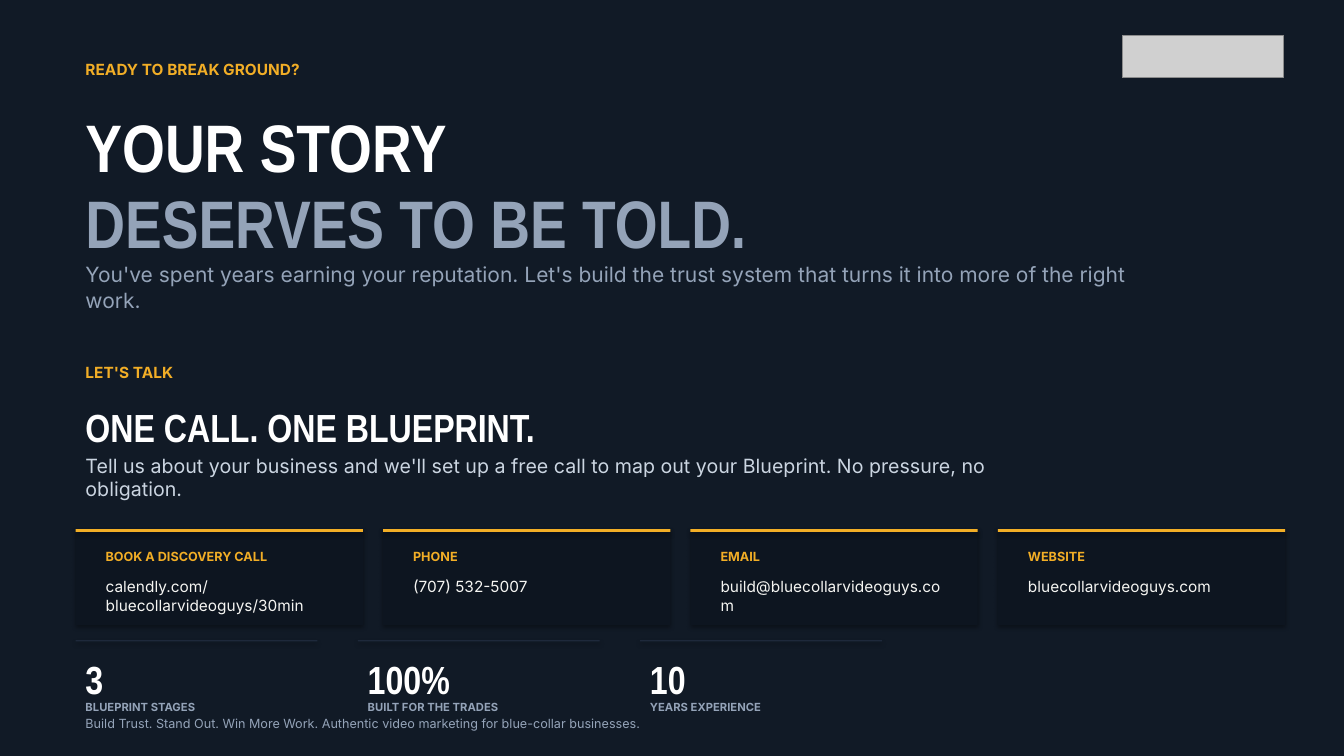
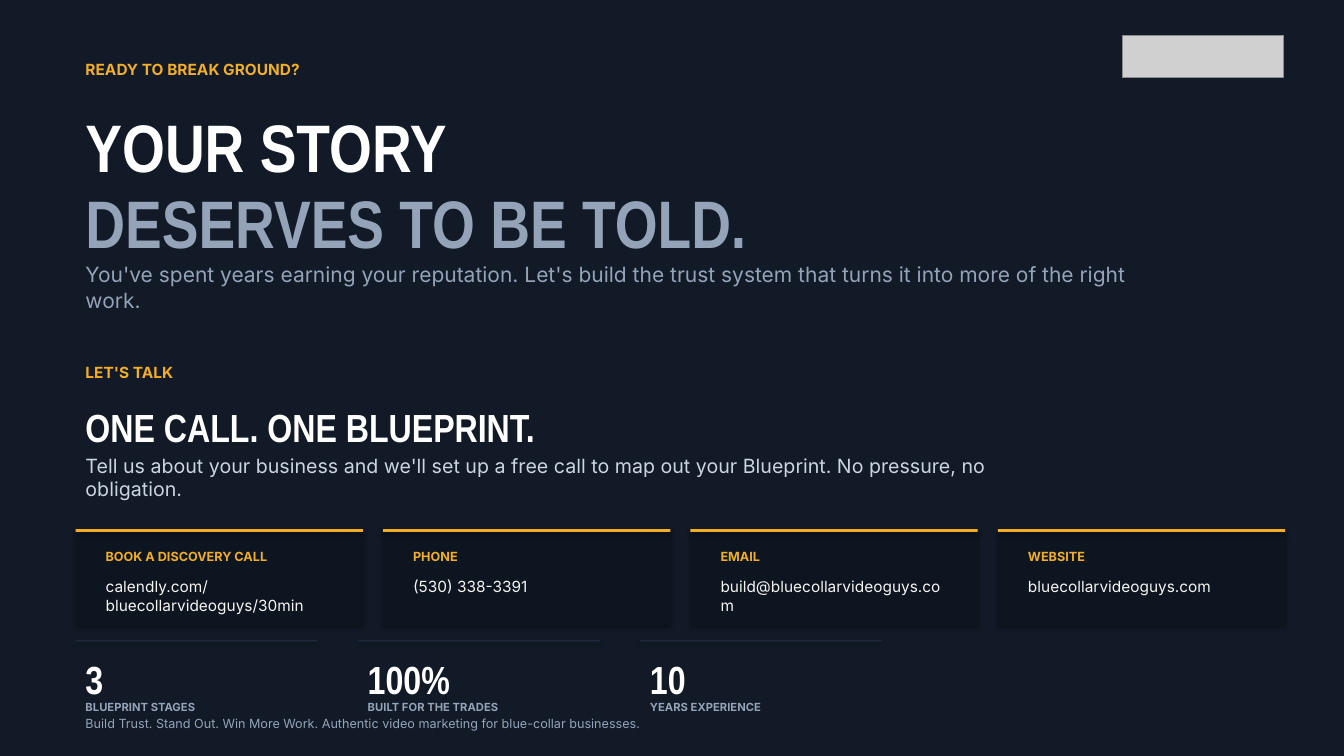
Before and after one commit to bluecollarvideoguys/bluecollarvideoguys-site, a slide deck: slide 12 of docs/BCVG-Company-Introduction.pptx. Drawn at 1344x756 pixels with LibreOffice and Linux fonts; fonts in the diff are those of the drawing; grey boxes stand for pictures. Boxes give left, top, right and bottom in pixels: in the first picture for what was removed or moved away, otherwise in the second. Text is boxed around its words. In the diff, an @@ line names an element or a change of style, - is before the commit and + after.

```diff
--- a/docs/BCVG-Company-Introduction.pptx
+++ b/docs/BCVG-Company-Introduction.pptx
@@ text at [413, 579, 527, 594]: text changed @@
-(707) 532-5007
+(530) 338-3391
```
Also in this commit, not shown: 29 other files.
